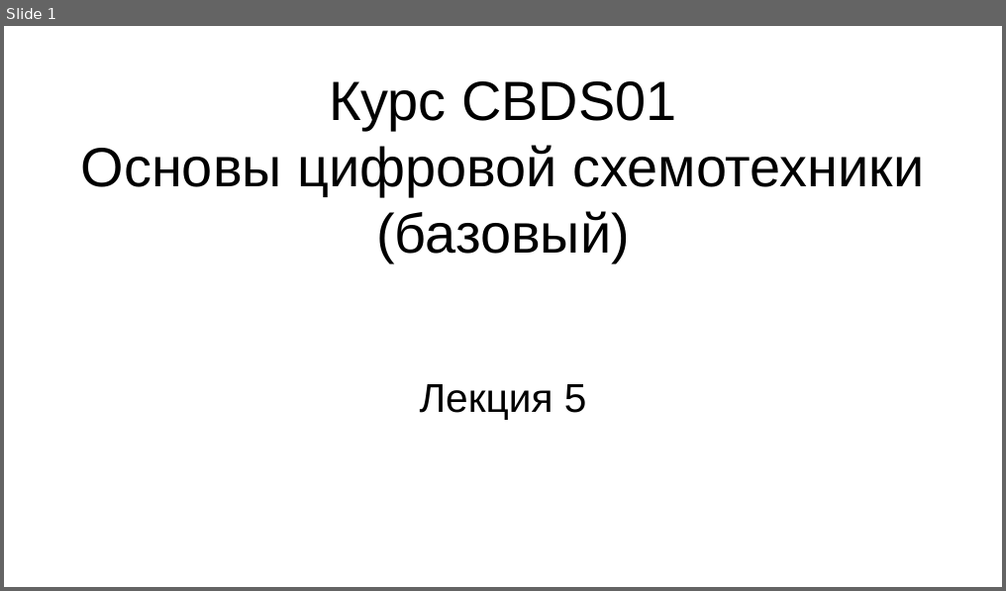
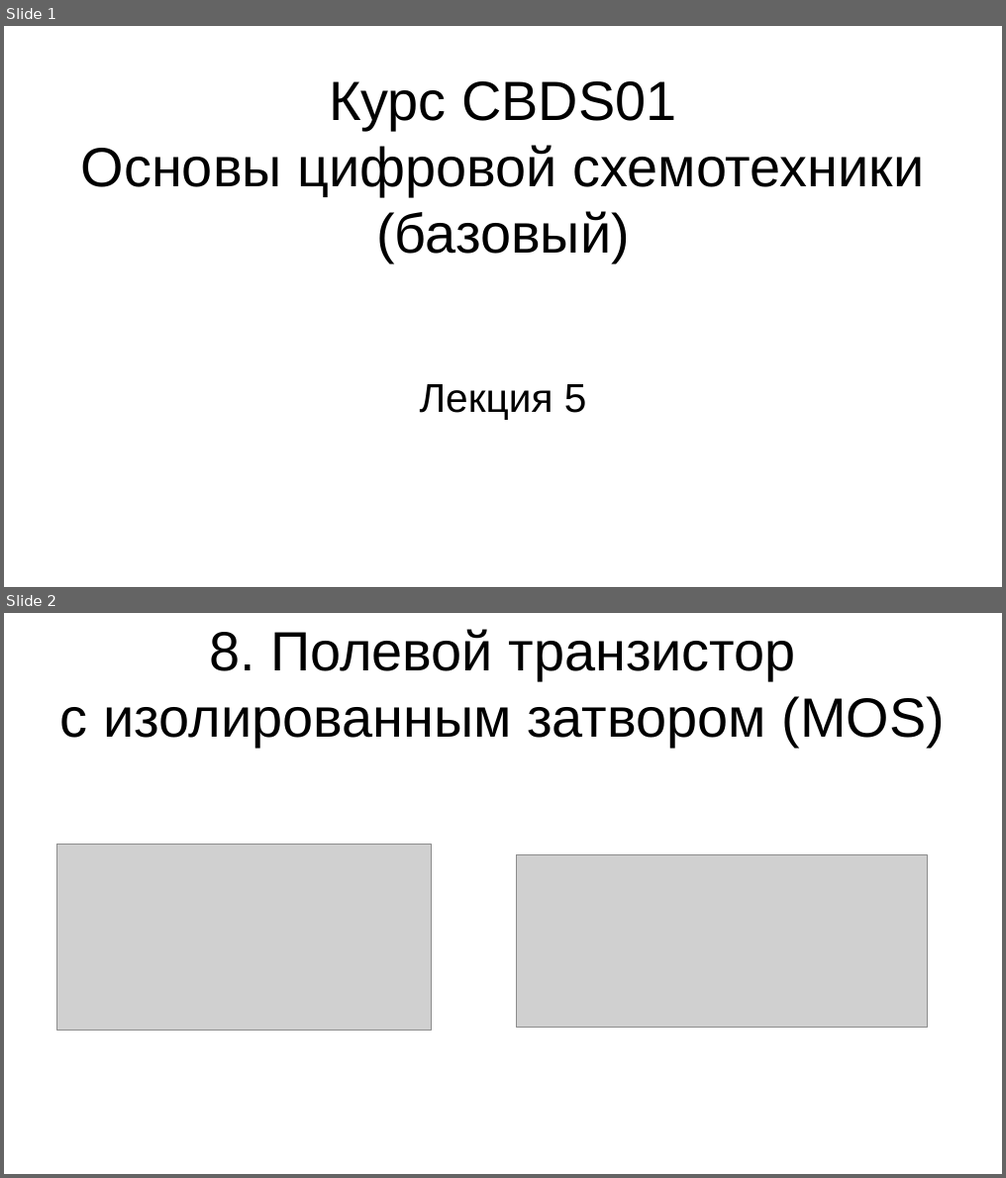
Before and after one commit to steelcraft/stud-lab, a slide deck: Лекции/СBDS01#L5.odp. Shown one above the other, each under a label of ours: slide 1 before the commit, slides 1 and 2 after it. The pictures are 1006x591 and 1006x1178 pixels, drawn with LibreOffice and Linux fonts; fonts in the diff are those of the drawing; grey boxes stand for pictures. Boxes give left, top, right and bottom in pixels: in the first picture for what was removed or moved away, otherwise in the second. Text is boxed around its words. In the diff, an @@ line names an element or a change of style, - is before the commit and + after.

```diff
--- a/Лекции/СBDS01#L5.odp
+++ b/Лекции/СBDS01#L5.odp
@@ slide 2 added at [4,613,1002,1174], background #FFFFFF @@
@@ title added at [60,629,944,747], 44 pt, text #000000 @@
+8. Полевой транзистор
+с изолированным затвором (MOS)
@@ picture added at [57,844,433,1030] @@
@@ picture added at [517,856,929,1028] @@
```
Also in this commit, not shown: 15 other slides added.
